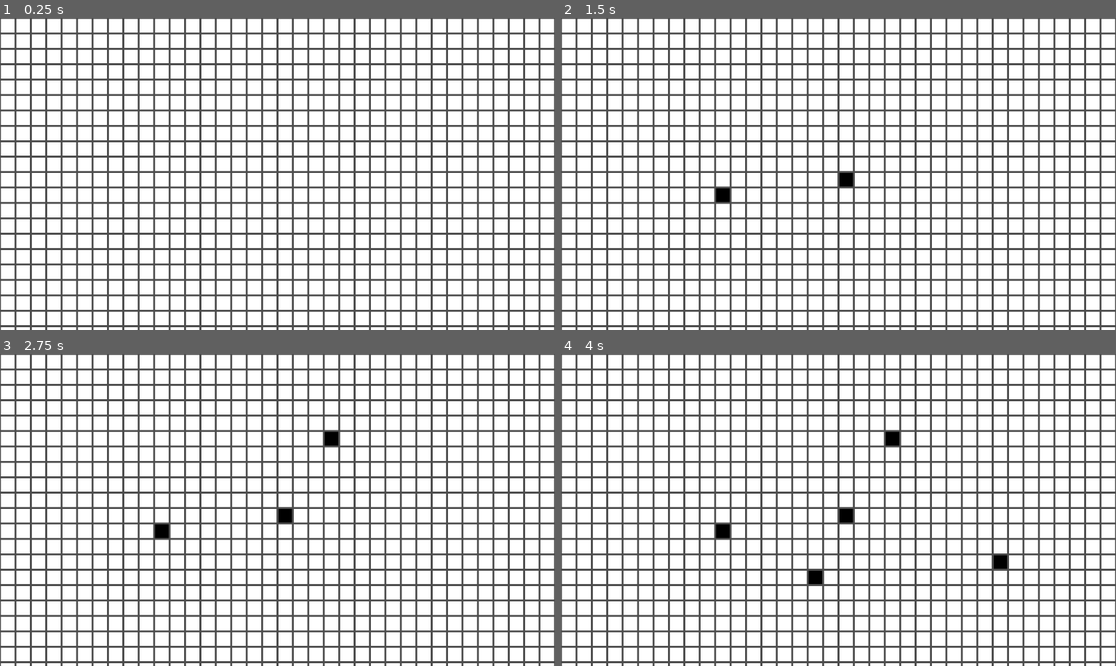
Above: before the commit, frames 1-4 (two rows, left to right).
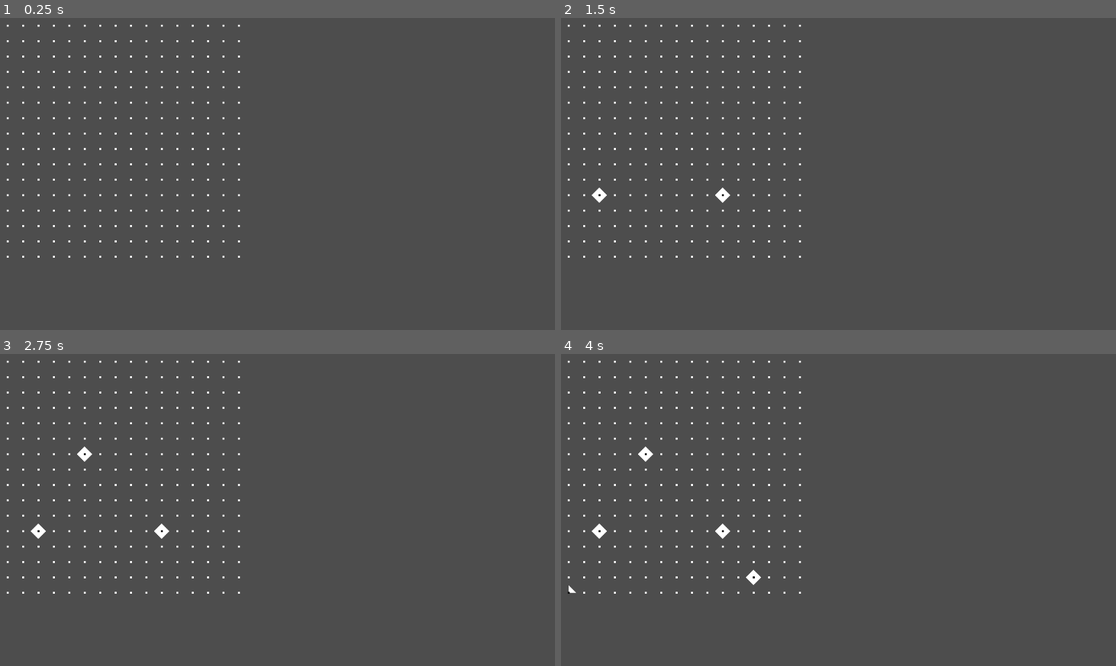
Above: after the commit, the same moments.

Repository: joesobo/EcoSystem
Game: Godot game, scene res://scenes/marching_squares.tscn
Same seed, same stepped clock (60 frames per second), same inputs: the game is played once before the commit and once after it.
Inputs (mouse positions are in pixels of both pictures, inside the frame that each line leads up to):
- Up to frame 1 (0.25 s): no input
- Up to frame 2 (1.5 s): tap Enter at 0.5 s; move the mouse to (849, 177) at 0.52 s; click (849, 177) at 0.67 s; tap Space at 1.25 s; move the mouse to (727, 189) at 1.27 s; click (727, 189) at 1.42 s
- Up to frame 3 (2.75 s): tap Enter at 2 s; move the mouse to (333, 441) at 2.02 s; click (333, 441) at 2.17 s
- Up to frame 4 (4 s): tap Space at 2.75 s; move the mouse to (810, 572) at 2.77 s; click (810, 572) at 2.92 s; tap Enter at 3.5 s; move the mouse to (1005, 556) at 3.52 s; click (1005, 556) at 3.67 s

The runs differ from the first frame. In frame 1, 80% of the frame differs, in the area x 0-100%, y 0-100%; in frame 2, 80%; in frame 3, 80%; in frame 4, 80%.

Commit message:
removed chunks and working marching

Diff:
--- a/scenes/marching_squares.tscn
+++ b/scenes/marching_squares.tscn
@@ -1,15 +1,17 @@
-[gd_scene load_steps=4 format=3 uid="uid://bwfe30h2s655f"]
+[gd_scene load_steps=5 format=3 uid="uid://bwfe30h2s655f"]
 
 [ext_resource type="Script" path="res://scripts/marchingSquares/VoxelGrid.gd" id="1_7sy1n"]
 [ext_resource type="PackedScene" uid="uid://bltijxvovh1q" path="res://scenes/voxel.tscn" id="2_4y4kx"]
 
 [sub_resource type="RectangleShape2D" id="RectangleShape2D_6mmkp"]
 
+[sub_resource type="CanvasTexture" id="CanvasTexture_1l0eq"]
+
 [node name="MarchingSquares" type="Node2D" node_paths=PackedStringArray("static_body")]
 position = Vector2(16, 16)
 script = ExtResource("1_7sy1n")
 voxel_size = 32
-chunk_resolution = 8
+voxel_resolution = 16
 voxel_scene = ExtResource("2_4y4kx")
 static_body = NodePath("StaticBody2D")
 
@@ -20,3 +22,6 @@
 
 [node name="CollisionShape2D" type="CollisionShape2D" parent="StaticBody2D"]
 shape = SubResource("RectangleShape2D_6mmkp")
+
+[node name="MeshInstance2D" type="MeshInstance2D" parent="."]
+texture = SubResource("CanvasTexture_1l0eq")
--- /dev/null
+++ b/scripts/marchingSquares/Voxel.gd
@@ -0,0 +1,14 @@
+class_name Voxel
+
+@export var state = false
+@export var position: Vector2
+@export var x_edge_pos: Vector2
+@export var y_edge_pos: Vector2
+
+func _init(x, y, size):
+	position = Vector2(x, y) * size
+
+	x_edge_pos = position;
+	x_edge_pos.x = position.x + size * 0.5
+	y_edge_pos = position;
+	y_edge_pos.y = position.y + size * 0.5
--- a/scripts/marchingSquares/VoxelGrid.gd
+++ b/scripts/marchingSquares/VoxelGrid.gd
@@ -1,39 +1,61 @@
-extends Node
+extends Node2D
 
 @export var voxel_size = 1
 @export var voxel_resolution = 8
-@export var chunk_resolution = 2
 @export var voxel_scene: PackedScene
 
 @export var static_body: StaticBody2D
 var collision_shape: CollisionShape2D
 
-var voxels = []
+var voxels: Array[Voxel] = []
+var voxel_pos_indicators = []
+
+var viewport_rect
+
+var mesh_instance
+var array_mesh
+var arrays = []
+
+var vertices
+var indices
 
 func _ready():
+	viewport_rect = get_viewport_rect()
+
+	mesh_instance = get_child(1)
+	array_mesh = ArrayMesh.new()
+	arrays.resize(ArrayMesh.ARRAY_MAX)
+	mesh_instance.mesh = array_mesh
+	add_child(mesh_instance)
+
+	vertices = PackedVector2Array()
+	indices = PackedInt32Array()
+
 	collision_shape = static_body.get_child(0)
 	static_body.connect("input_event", _on_Area2D_input_event)
 
-	for chunk_y in range(chunk_resolution):
-		for chunk_x in range(chunk_resolution):
-			create_chunk(chunk_x * voxel_resolution, chunk_y * voxel_resolution)
+	create_chunk()
 
-func create_chunk(start_x, start_y):
+	triangulate()
+
+func create_chunk():
 	var chunk = Node2D.new()
-	chunk.name = "Chunk (%d, %d)" % [start_x, start_y]
+	chunk.name = "Chunk (0,0)"
 	add_child(chunk)
 
 	for voxel_y in range(voxel_resolution):
 		for voxel_x in range(voxel_resolution):
-			create_voxel(chunk, start_x + voxel_x, start_y + voxel_y)
+			create_voxel(chunk, voxel_x, voxel_y)
 
 func create_voxel(parent, x, y):
 	var voxel = voxel_scene.instantiate()
 	parent.add_child(voxel)
 	voxel.position = Vector2(x * voxel_size, y * voxel_size)
-	voxel.scale = Vector2(voxel_size, voxel_size) * 0.9
+	voxel.scale = Vector2(voxel_size, voxel_size) * 0.1
 	voxel.name = "Voxel (%d, %d)" % [x, y]
-	voxels.append(voxel)
+
+	voxels.append(Voxel.new(x, y, voxel_size))
+	voxel_pos_indicators.append(voxel)
 
 func _on_Area2D_input_event(_viewport, event, _shape_idx):
 	if event is InputEventMouseButton and event.pressed:
@@ -43,29 +65,135 @@
 	var voxel_x = floor(point.x / voxel_size)
 	var voxel_y = floor(point.y / voxel_size)
 
-	var chunk_x = floor(voxel_x / voxel_resolution)
-	var chunk_y = floor(voxel_y / voxel_resolution)
+	var local_pos = Vector2(voxel_x, voxel_y)
 
-	var local_pos = Vector2(voxel_x - chunk_x * voxel_resolution, voxel_y - chunk_y * voxel_resolution)
-
-	var index = (local_pos.x
-		+ local_pos.y * voxel_resolution
-		+ chunk_x * voxel_resolution * voxel_resolution
-		+ chunk_y * voxel_resolution * voxel_resolution * chunk_resolution)
-
-	print(point)
-	print("Voxel: ", Vector2(voxel_x, voxel_y), " Chunk: ", Vector2(chunk_x, chunk_y), " Index: ", index)
+	var index = local_pos.x+ local_pos.y * voxel_resolution
 
 	set_voxel(index)
 
 func set_voxel(index):
 	toggle_voxel_color(index)
+	triangulate()
 
 func toggle_voxel_color(index):
 	if voxels.size() > index:
 		var color = Color.WHITE
-		var voxel = voxels[index]
+		voxels[index].state = !voxels[index].state
 
-		if voxel.modulate == Color.WHITE:
+		if voxels[index].state:
 			color = Color.BLACK
-		voxel.modulate = color
+
+		voxel_pos_indicators[index].modulate = color
+
+func triangulate():
+	vertices.clear()
+	indices.clear()
+	array_mesh = ArrayMesh.new()
+
+	triangulate_chunk()
+
+	arrays[ArrayMesh.ARRAY_VERTEX] = vertices
+	arrays[ArrayMesh.ARRAY_INDEX] = indices
+
+	array_mesh.add_surface_from_arrays(Mesh.PRIMITIVE_TRIANGLES, arrays)
+
+	mesh_instance.mesh = array_mesh
+
+func triangulate_chunk():
+	var cells = voxel_resolution - 1
+
+	for cell_y in range(cells):
+		for cell_x in range(cells):
+			var local_pos = Vector2(cell_x, cell_y)
+
+			var index = local_pos.x + local_pos.y * voxel_resolution
+
+			triangulate_cell(
+				voxels[index],
+				voxels[index + 1],
+				voxels[index + voxel_resolution],
+				voxels[index + voxel_resolution + 1]
+			)
+
+func triangulate_cell(a: Voxel, b: Voxel, c: Voxel, d: Voxel):
+	var cell_type = 0
+	if a.state:
+		cell_type |= 1;
+	if b.state:
+		cell_type |= 2;
+	if c.state:
+		cell_type |= 4;
+	if d.state:
+		cell_type |= 8;
+
+	if cell_type == 1:
+		add_triangle(a.position, a.x_edge_pos, a.y_edge_pos)
+	elif cell_type == 2:
+		add_triangle(b.position, a.x_edge_pos, b.y_edge_pos)
+	elif cell_type == 4:
+		add_triangle(c.position, c.x_edge_pos, a.y_edge_pos)
+	elif cell_type == 8:
+		add_triangle(d.position, b.y_edge_pos, c.x_edge_pos)
+	elif cell_type == 3:
+		add_quad(a.position, a.y_edge_pos, b.y_edge_pos, b.position)
+	elif cell_type == 5:
+		add_quad(a.position, c.position, c.x_edge_pos, a.x_edge_pos)
+	elif cell_type == 10:
+		add_quad(a.x_edge_pos, c.x_edge_pos, d.position, b.position)
+	elif cell_type == 12:
+		add_quad(a.y_edge_pos, c.position, d.position, b.y_edge_pos)
+	elif cell_type == 15:
+		add_quad(a.position, c.position, d.position, b.position)
+	elif cell_type == 7:
+		add_pentagon(a.position, c.position, c.x_edge_pos, b.y_edge_pos, b.position)
+	elif cell_type == 11:
+		add_pentagon(b.position, a.position, a.y_edge_pos, c.x_edge_pos, d.position)
+	elif cell_type == 13:
+		add_pentagon(c.position, d.position, b.y_edge_pos, a.x_edge_pos, a.position)
+	elif cell_type == 14:
+		add_pentagon(d.position, b.position, a.x_edge_pos, a.y_edge_pos, c.position)
+	elif cell_type == 6:
+		add_triangle(b.position, a.x_edge_pos, b.y_edge_pos);
+		add_triangle(c.position, c.x_edge_pos, a.y_edge_pos);
+	elif cell_type == 9:
+		add_triangle(a.position, a.y_edge_pos, a.x_edge_pos);
+		add_triangle(d.position, b.y_edge_pos, c.x_edge_pos);
+
+func add_triangle(a: Vector2, b: Vector2, c: Vector2):
+	var vertex_index = vertices.size()
+	vertices.append(a)
+	vertices.append(b)
+	vertices.append(c)
+	indices.append(vertex_index)
+	indices.append(vertex_index + 1)
+	indices.append(vertex_index + 2)
+
+func add_quad(a: Vector2, b: Vector2, c: Vector2, d: Vector2):
+	var vertex_index = vertices.size()
+	vertices.append(a)
+	vertices.append(b)
+	vertices.append(c)
+	vertices.append(d)
+	indices.append(vertex_index)
+	indices.append(vertex_index + 1)
+	indices.append(vertex_index + 2)
+	indices.append(vertex_index)
+	indices.append(vertex_index + 2)
+	indices.append(vertex_index + 3)
+
+func add_pentagon(a: Vector2, b: Vector2, c: Vector2, d: Vector2, e: Vector2):
+	var vertex_index = vertices.size()
+	vertices.append(a)
+	vertices.append(b)
+	vertices.append(c)
+	vertices.append(d)
+	vertices.append(e)
+	indices.append(vertex_index)
+	indices.append(vertex_index + 1)
+	indices.append(vertex_index + 2)
+	indices.append(vertex_index)
+	indices.append(vertex_index + 2)
+	indices.append(vertex_index + 3)
+	indices.append(vertex_index)
+	indices.append(vertex_index + 3)
+	indices.append(vertex_index + 4)
